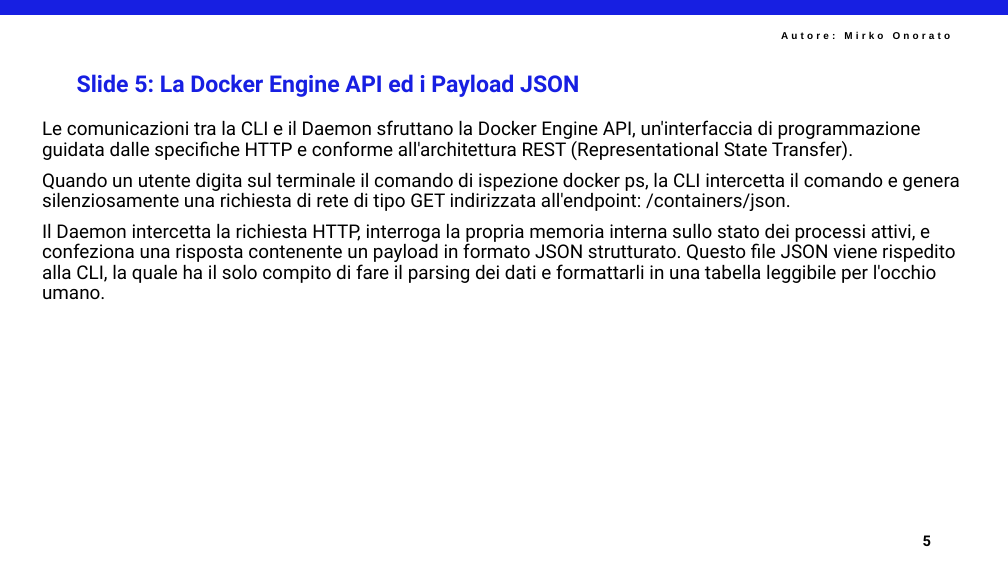
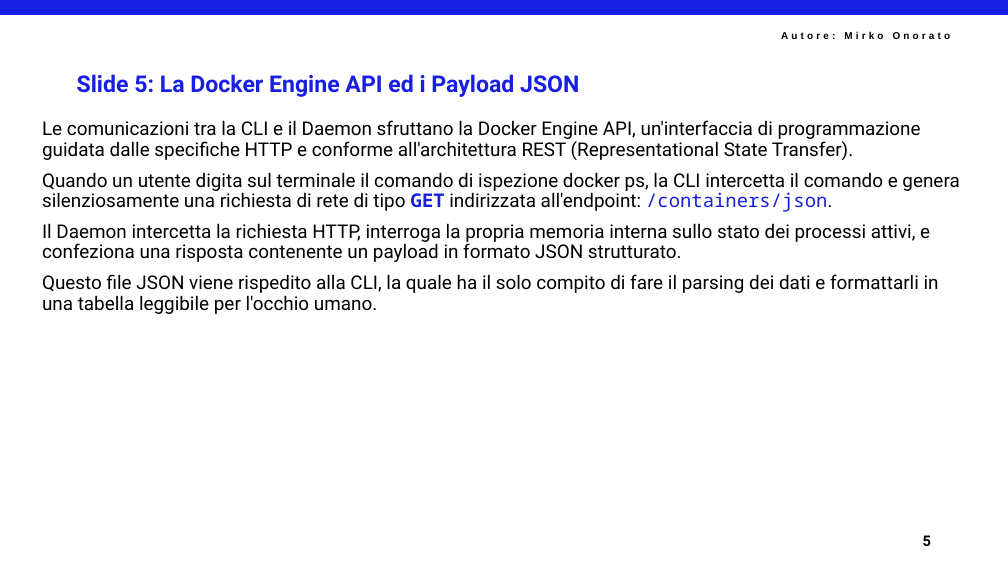
Before and after one commit to mirkoSkF/Docker-Slides, a slide deck: slide 7 of 1 - Introduzione a Docker.pptx. Drawn at 1008x567 pixels with LibreOffice and Linux fonts; fonts in the diff are those of the drawing; background and template pictures are left out. Boxes give left, top, right and bottom in pixels: in the first picture for what was removed or moved away, otherwise in the second. Text is boxed around its words. In the diff, an @@ line names an element or a change of style, - is before the commit and + after.

```diff
--- a/1 - Introduzione a Docker.pptx
+++ b/1 - Introduzione a Docker.pptx
@@ text at (42, 172, 959, 212): font Roboto to Noto Sans Mono, text colour #000000 to #171FE2 in "GET /containers/json."; bold on in "GET" @@
@@ text at (42, 223, 939, 314): text changed @@
-Il Daemon intercetta la richiesta HTTP, interroga la propria memoria interna sullo stato dei processi attivi, e confeziona una risposta contenente un payload in formato JSON strutturato. Questo file JSON viene rispedito alla CLI, la quale ha il solo compito di fare il parsing dei dati e formattarli in una tabella leggibile per l'occhio umano.
+Il Daemon intercetta la richiesta HTTP, interroga la propria memoria interna sullo stato dei processi attivi, e confeziona una risposta contenente un payload in formato JSON strutturato.
+Questo file JSON viene rispedito alla CLI, la quale ha il solo compito di fare il parsing dei dati e formattarli in una tabella leggibile per l'occhio umano.
```
Also in this commit, not shown: 4 other slides changed.
